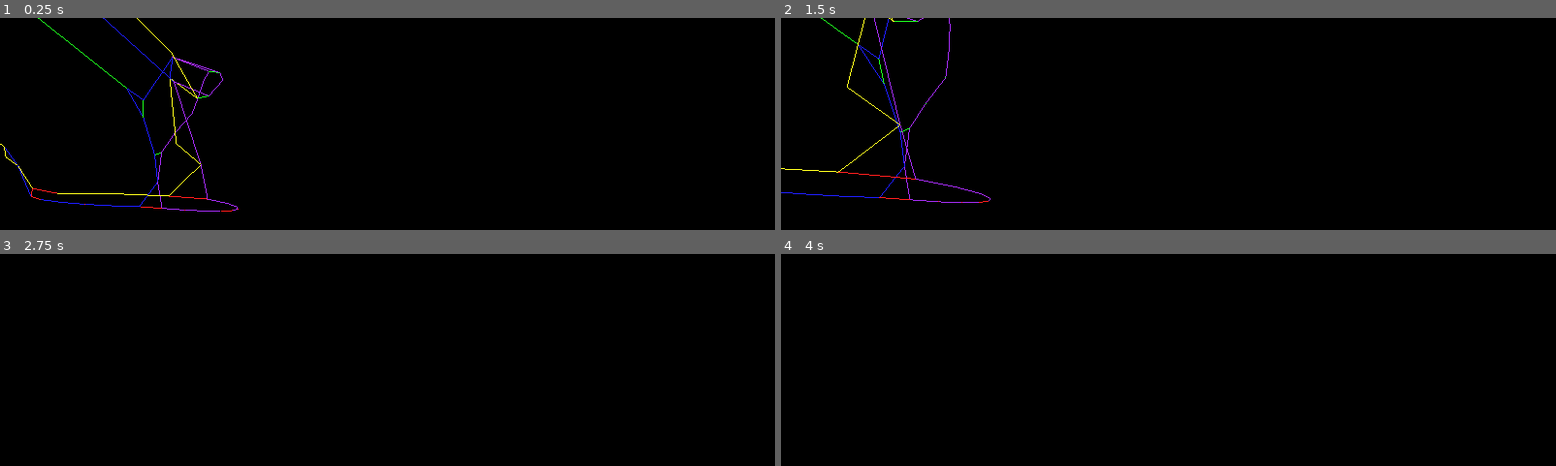
Above: before the commit, frames 1-4 (two rows, left to right).
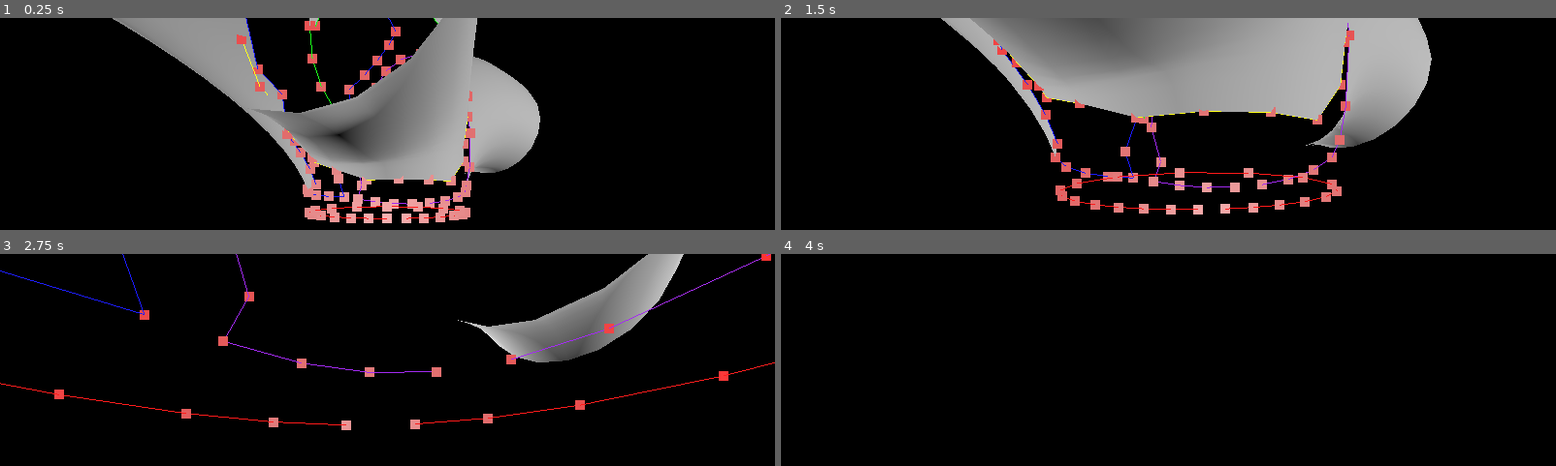
Above: after the commit, the same moments.

Repository: EpEpDragon/Modules
Game: Godot game, scene res://meshing_test.tscn
Two runs of this game, one before a commit and one after it. Both use one fixed random seed, a clock stepped at 60 frames per second and the inputs below.
Inputs (mouse positions are in pixels of both pictures, inside the frame that each line leads up to):
- Up to frame 1 (0.25 s): no input
- Up to frame 2 (1.5 s): tap Enter at 0.5 s; move the mouse to (outside the picture) at 0.52 s; hold W (move_forward) from 0.53 s (still down); move the mouse to (outside the picture) at 1.27 s
- Up to frame 3 (2.75 s): keep holding W (move_forward); move the mouse to (403, 463) at 2.02 s
- Up to frame 4 (4 s): keep holding W (move_forward); move the mouse to (outside the picture) at 2.77 s; move the mouse to (outside the picture) at 3.52 s

The runs differ from the first frame. In frame 1, 24% of the frame differs, in the area x 0-70%, y 0-97%; in frame 2, 29%, in the area x 0-84%, y 0-93%; in frame 3, 7.1%; in frame 4, nothing differs.

Commit message:
Mesh gen fixed

Diff:
--- a/TreeGen/meshing_test.gd
+++ b/TreeGen/meshing_test.gd
@@ -76,7 +76,7 @@
 		c.set_bake_interval(bake_interval)
 
 	var n_b = Vector3(0,1,0)
-
+	var entry_norms = PackedVector3Array()
 	# Loop through each curve
 	for c_i1 in range(curves.size()):
 		branches.append([])
@@ -103,7 +103,8 @@
 			# HACK Entry loop to edge loops, continues at bottom
 			if c_i1 == 0 && s_i == 0:
 				for i in range(p1.size()):
-					entry_loop = []+p1
+					entry_loop = [] + p1
+					entry_norms.append((p1[i]-s_pos1[s_i]).normalized())
 
 			# Check, and flag, points on current disc against spheres on all other branches
 			for c_i2 in range(curves.size()):
@@ -128,6 +129,7 @@
 	# HACK Entry loop finish
 	for i in range(entry_loop.size()):
 		verts.append(entry_loop[i])
+		normals.append(entry_norms[i])
 		entry_loop[i] = verts.size()-1
 
 	arr[Mesh.ARRAY_VERTEX] = verts
@@ -215,7 +217,6 @@
 	for l in range(edge_loops.size()-1):
 		loops_ordered[l+1] = order_loop(edge_loops[l+1], arr)
 	var l = loops_ordered[0]
-	print(loops_ordered)
 
 	# Add edge loops
 #	for p_i in range(l.size()-1):
@@ -238,7 +239,7 @@
 #		indices.append(l_close[p_close_i])
 #		indices.append(l_close[p_close_i+1])
 
-	loops_ordered = merge_loops(loops_ordered, arr)
+#	loops_ordered = merge_loops(loops_ordered, arr)
 	######## DEBUG #########
 	var debug_edge_loops = []
 	#	point_cloud2.add_points(arr[Mesh.ARRAY_VERTEX][edge_loops[0]])
@@ -254,16 +255,16 @@
 	########################
 
 	# Mesh
-#	arr[Mesh.ARRAY_INDEX] = indices
-#	point_cloud.add_points(arr[Mesh.ARRAY_VERTEX])
-##	point_cloud.construct()
-#	point_cloud2.construct()
-##	point_cloud3.construct()
-##	debug_line.construct()
-#	mesh.add_surface_from_arrays(Mesh.PRIMITIVE_TRIANGLES,arr)
-#	mesh_inst.set_mesh(mesh)
-##	ResourceSaver.save("res://TestMesh.", mesh)
-#	add_child(mesh_inst)
+	arr[Mesh.ARRAY_INDEX] = indices
+	point_cloud.add_points(arr[Mesh.ARRAY_VERTEX])
+#	point_cloud.construct()
+	point_cloud2.construct()
+#	point_cloud3.construct()
+#	debug_line.construct()
+	mesh.add_surface_from_arrays(Mesh.PRIMITIVE_TRIANGLES,arr)
+	mesh_inst.set_mesh(mesh)
+#	ResourceSaver.save("res://TestMesh.", mesh)
+	add_child(mesh_inst)
 	var tim2 = Time.get_unix_time_from_system()
 	print("generate_mesh: " + str((tim2-tim1)*1000) + "ms")
 
--- a/TreeGen/meshing_test.tscn
+++ b/TreeGen/meshing_test.tscn
@@ -39,7 +39,7 @@
 padding = 0.003
 
 [node name="Camera" type="Camera3D" parent="."]
-transform = Transform3D(1, 0, 0, 0, 1, 0, 0, 0, 1, 1.56701, 0.859062, 1.88958)
+transform = Transform3D(1, 0, 0, 0, 1, 0, 0, 0, 1, 0, 0.859, 1.89)
 size = 2.0
 script = ExtResource("2_15jvw")
 movespeed = 0.796
Not shown: 2 places in TreeGen/meshing_test.tscn that only renumber resources
